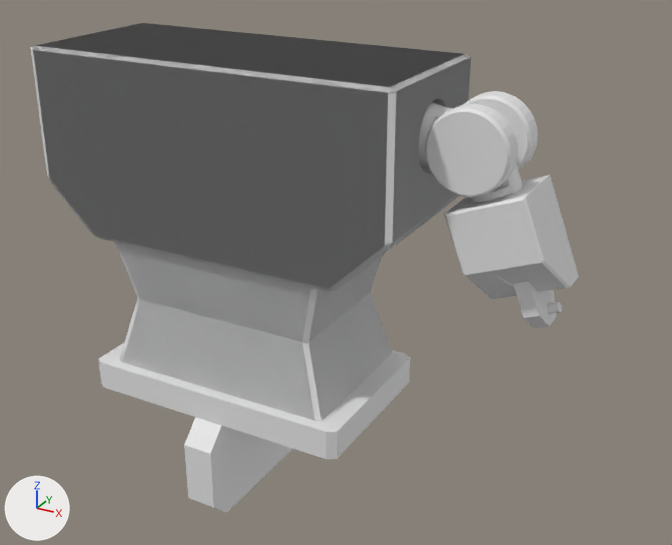
The Blender file robô/Basico3.blend, before and after one commit.
Before and after are seen from a 50 mm lens placed at (6.11, -8.95, 14.05), pointed at (1.15, 0.06, 9.55). Every picture has the same lights, and +X, +Y and +Z are marked at lower left. The first picture is the older version.

The first picture shows 'Cotovelo', 'ombro', 'quadril', 'tronco'.
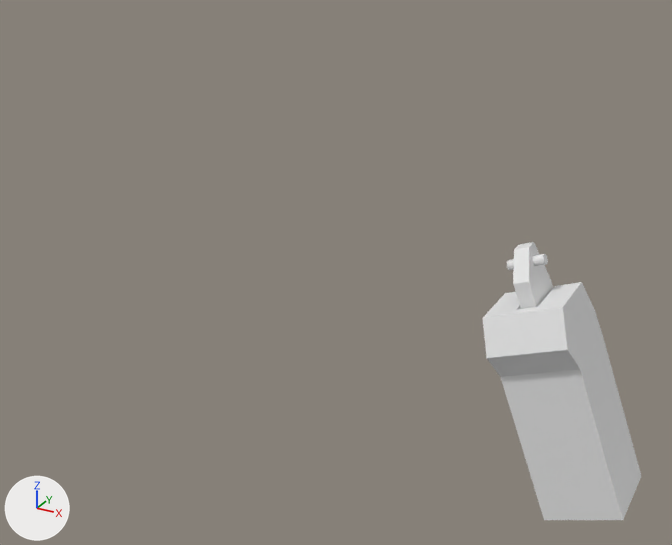
Location of each change, (x1, y1, x2, y2) in pixels of the pictures (672 x 545 px):
'tronco', deleted: before (31, 23, 471, 421)
'Cube', added: after (483, 282, 641, 520)
'ombro', hidden: before (425, 91, 579, 299)
'quadril', deleted: before (98, 343, 410, 513)

The change in detail:
Mesh me_cube_003 is new.
It has 163 vertices, 62 faces and spans x -1.0..1.0, y -1.0..1.4, z -1.0..1.0.
Object 'ombro' (ob_ombro) is now hidden.
Object 'quadril' (ob_quadril) is deleted.
Object 'tronco' (ob_tronco) is deleted.
Object 'Cube' (ob_cube) is new; it shows me_cube_003.
Its location is (4.02, 0.17, 8.55).
Its rotation in degrees is (0, -21, 0).
Its scale is (-0.454, -0.454, -1.26).
